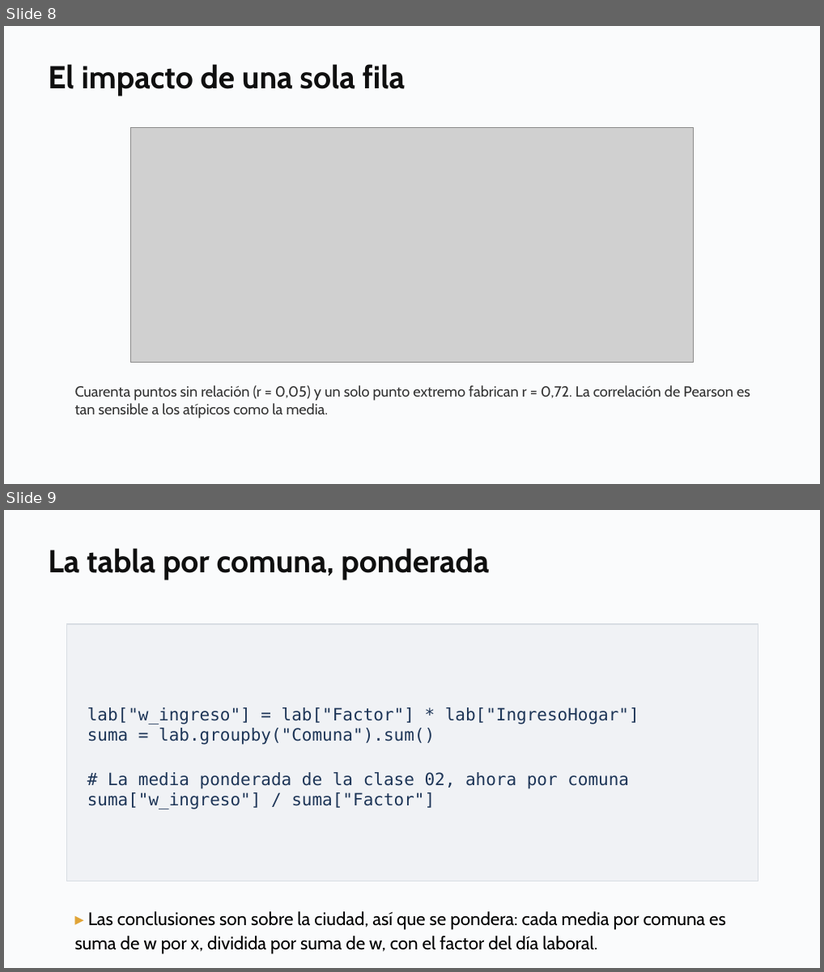
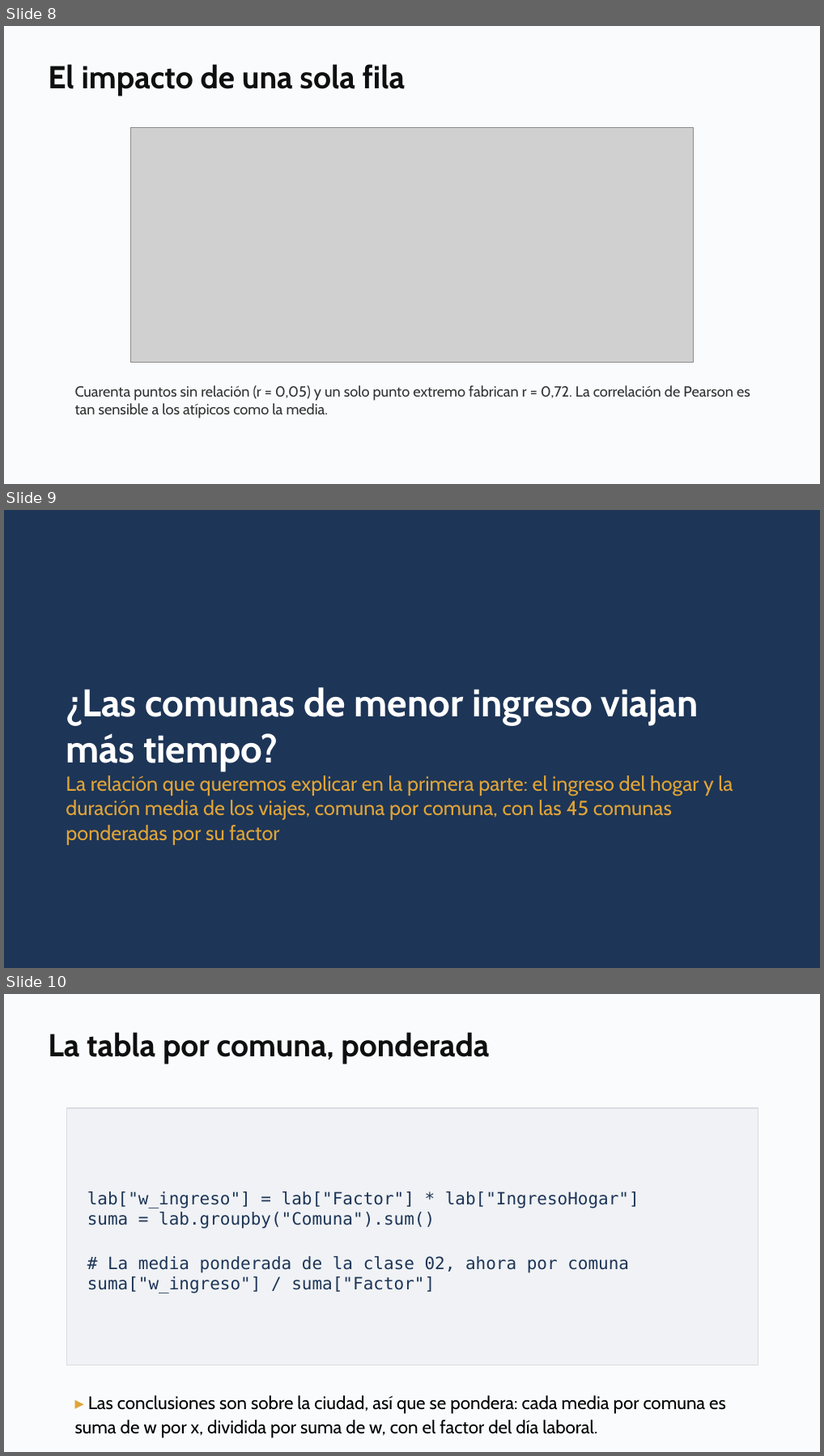
Before and after one commit to daniopitz/cienciadatos, a slide deck: presentaciones/clase04_regresion.pptx. Shown one above the other, each under a label of ours: slides 8 and 9 before the commit, slides 8, 9 and 10 after it. The pictures are 824x972 and 824x1456 pixels, drawn with LibreOffice and Linux fonts; fonts in the diff are those of the drawing; grey boxes stand for pictures. Boxes give left, top, right and bottom in pixels: in the first picture for what was removed or moved away, otherwise in the second. Text is boxed around its words. In the diff, an @@ line names an element or a change of style, - is before the commit and + after.

```diff
--- a/presentaciones/clase04_regresion.pptx
+++ b/presentaciones/clase04_regresion.pptx
@@ slide 9 added at (4,510,820,968), background #FFFFFF @@
@@ rectangle added at (4,510,820,968), fill #1D3557 @@
@@ text added at (66,687,733,845), 18 pt, text #E0A437 @@
+¿Las comunas de menor ingreso viajan más tiempo?
+La relación que queremos explicar en la primera parte: el ingreso del hogar y la duración media de los viajes, comuna por comuna, con las 45 comunas ponderadas por su factor
@@ what was slide 9 is now slide 10 @@
```
Also in this commit, not shown: 1 other file.
